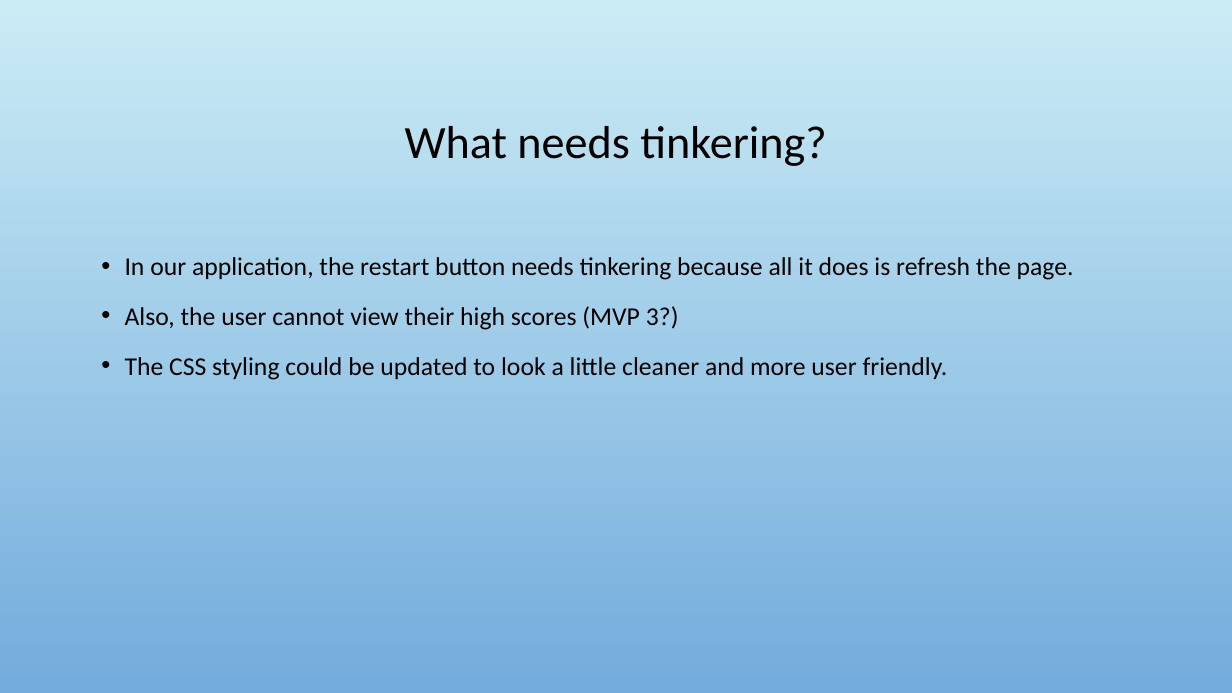
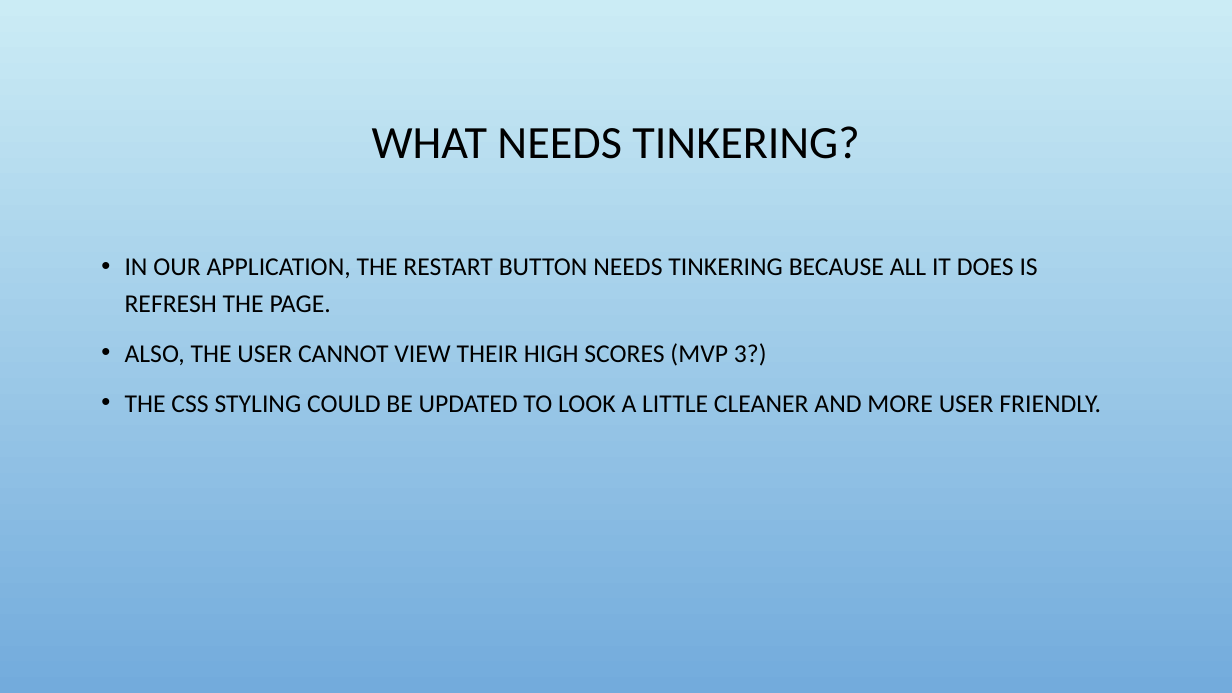
Before and after one commit to Jacobchapman99/ENSE-374-Group07-Project, a slide deck: slide 12 of Milestone4/Milestone 4.ppt. Drawn at 1232x693 pixels with LibreOffice and Linux fonts; fonts in the diff are those of the drawing; background and template pictures are left out. Boxes give left, top, right and bottom in pixels: in the first picture for what was removed or moved away, otherwise in the second. Text is boxed around its words. In the diff, an @@ line names an element or a change of style, - is before the commit and + after.

```diff
--- a/Milestone4/Milestone 4.ppt
+++ b/Milestone4/Milestone 4.ppt
@@ title at (x1=372, y1=126, x2=859, y2=159): text changed @@
-What needs tinkering?
+WHAT NEEDS TINKERING?
@@ text at (x1=125, y1=258, x2=1101, y2=412): text changed @@
-• In our application, the restart button needs tinkering because all it does is refresh the page.
-• Also, the user cannot view their high scores (MVP 3?)
-• The CSS styling could be updated to look a little cleaner and more user friendly.
+• IN OUR APPLICATION, THE RESTART BUTTON NEEDS TINKERING BECAUSE ALL IT DOES IS REFRESH THE PAGE.
+• ALSO, THE USER CANNOT VIEW THEIR HIGH SCORES (MVP 3?)
+• THE CSS STYLING COULD BE UPDATED TO LOOK A LITTLE CLEANER AND MORE USER FRIENDLY.
```
Also in this commit, not shown: 18 other slides changed.
